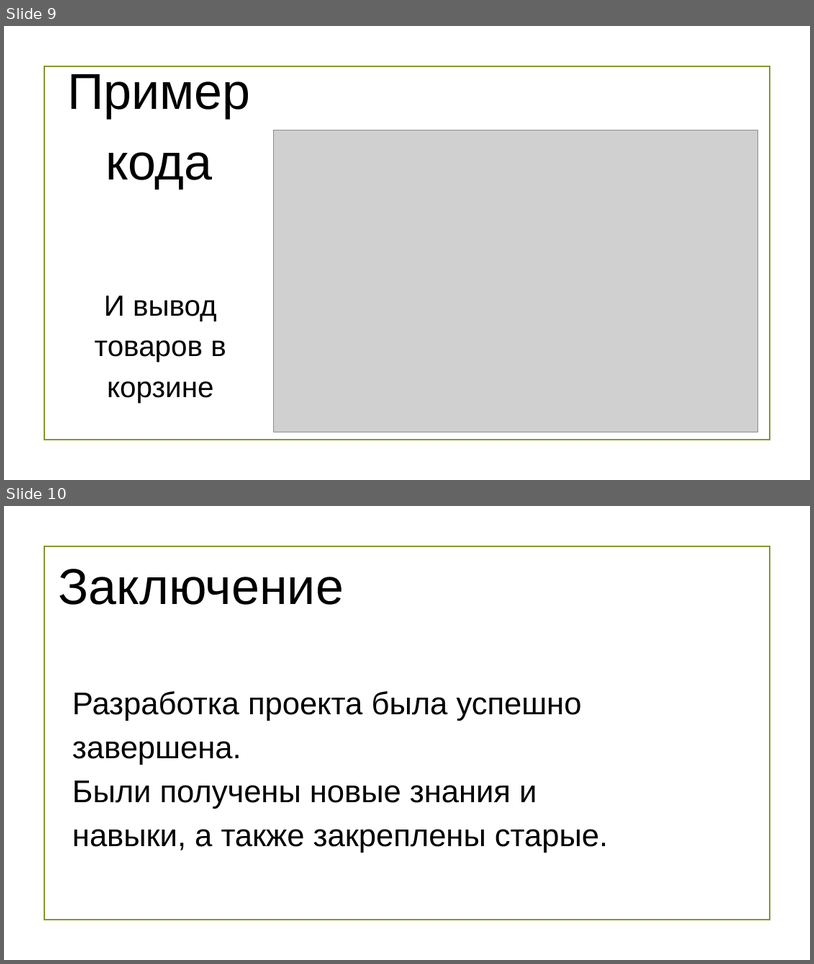
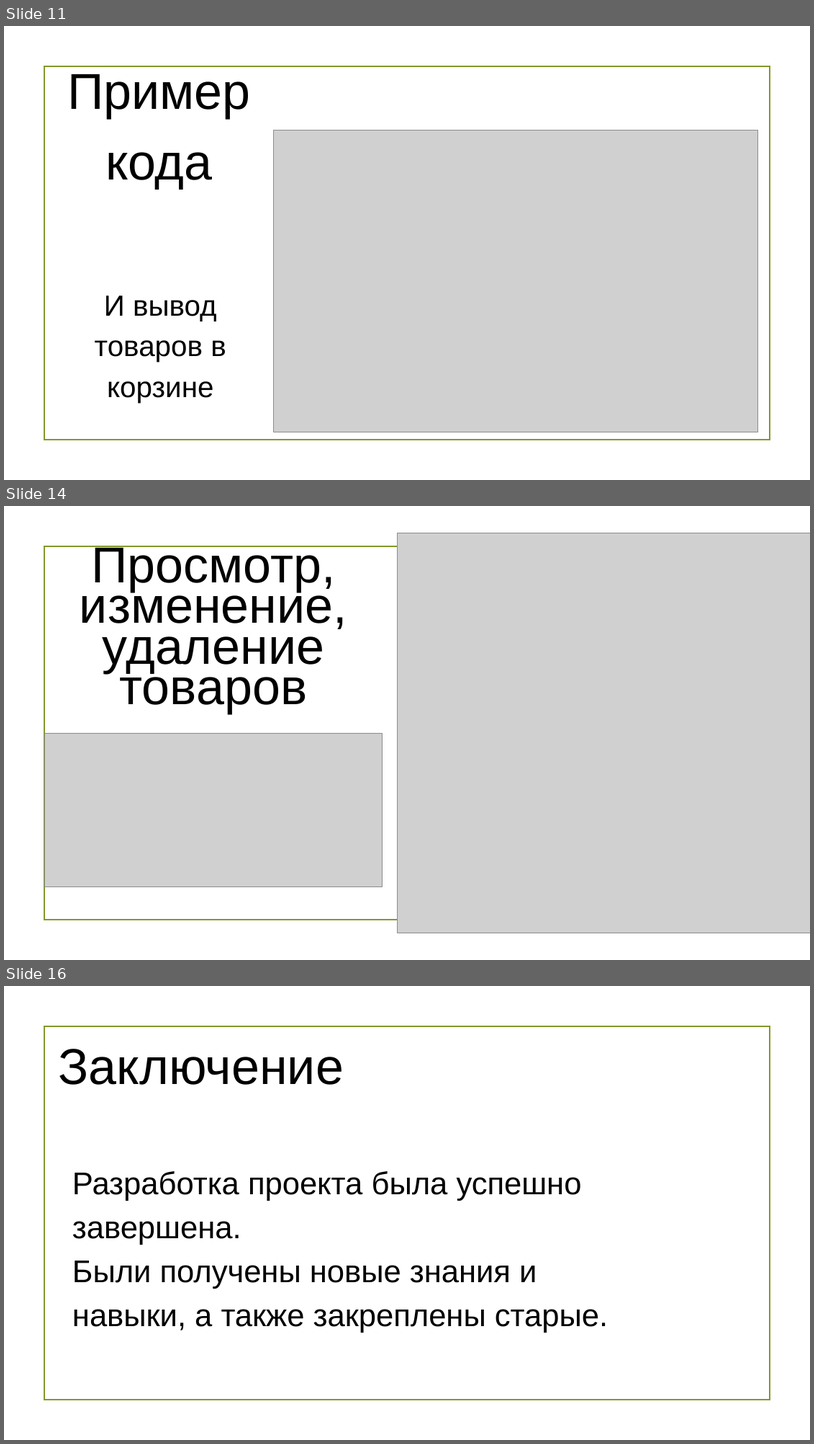
Before and after one commit to SarodipDiraka/eshop, a slide deck: Презентация.pptx. Shown one above the other, each under a label of ours: slides 9 and 10 before the commit, slides 11, 14 and 16 after it; the slides between them are not shown. The pictures are 814x964 and 814x1444 pixels, drawn with LibreOffice and Linux fonts; fonts in the diff are those of the drawing; grey boxes stand for pictures; background and template pictures are left out. Boxes give left, top, right and bottom in pixels: in the first picture for what was removed or moved away, otherwise in the second. Text is boxed around its words. In the diff, an @@ line names an element or a change of style, - is before the commit and + after.

```diff
--- a/Презентация.pptx
+++ b/Презентация.pptx
@@ slide 14 added at (4,506,810,960), background picture (left out); not listed: 1 template element that a slide beside it also shows @@
@@ text added at (80,546,347,714), 60 pt, text #000000 @@
+Просмотр, изменение, удаление товаров
@@ picture added at (398,533,810,932) @@
@@ picture added at (44,733,382,886) @@
@@ what was slide 9 is now slide 11 @@
@@ what was slide 10 is now slide 16 @@
```
Also in this commit, not shown: 2 slides changed, 5 other slides added.
